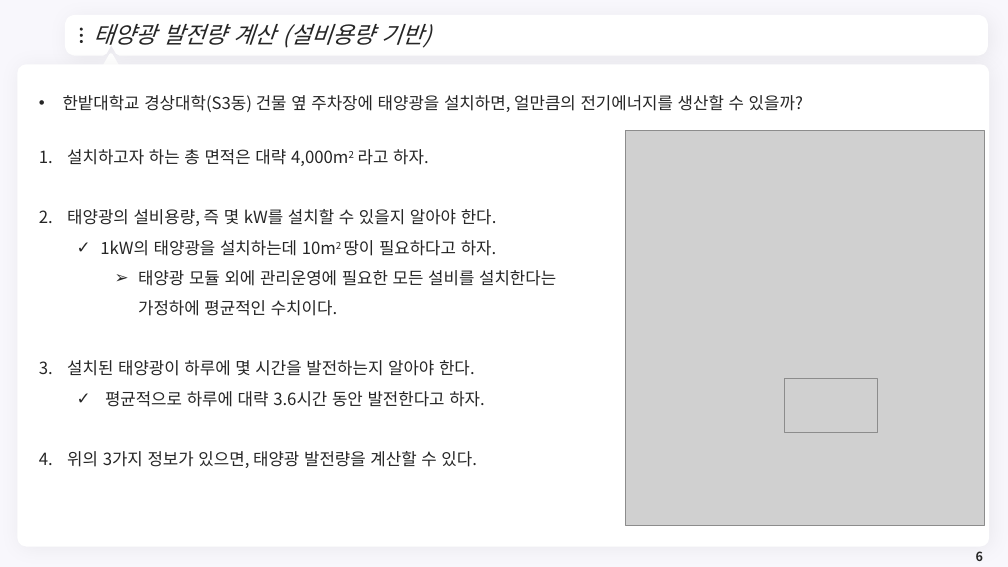
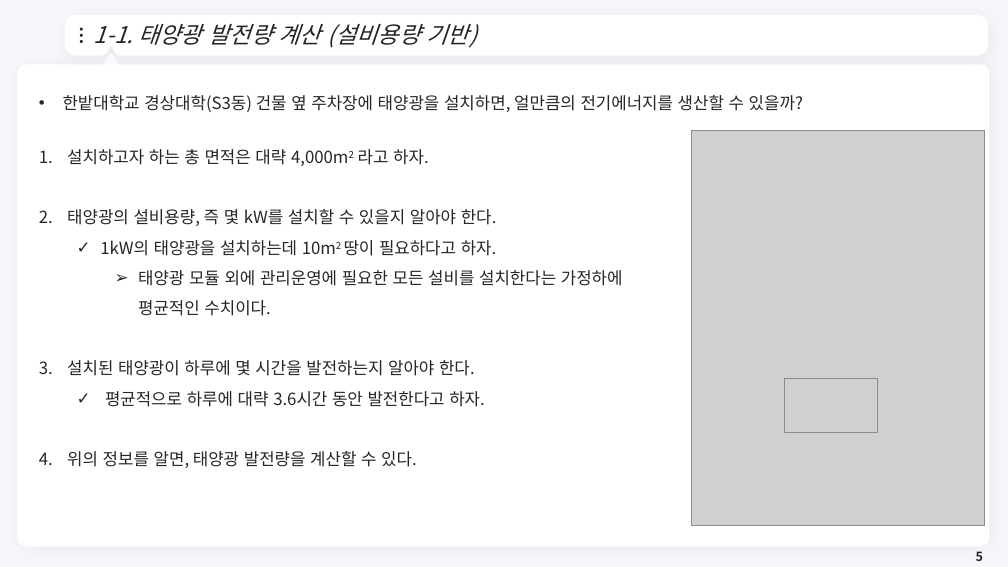
Before and after one commit to meandthey/Teaching, a slide deck: slide 5 of 에너지경제학/자원에너지경제학_Chapter_9999(태양광).pptx (slide 6 before the commit). Drawn at 1008x567 pixels with LibreOffice and Linux fonts; fonts in the diff are those of the drawing; grey boxes stand for pictures; background and template pictures are left out. Boxes give left, top, right and bottom in pixels: in the first picture for what was removed or moved away, otherwise in the second. Text is boxed around its words. In the diff, an @@ line names an element or a change of style, - is before the commit and + after.

```diff
--- a/에너지경제학/자원에너지경제학_Chapter_9999(태양광).pptx
+++ b/에너지경제학/자원에너지경제학_Chapter_9999(태양광).pptx
@@ title at <box>93,24,477,48</box>: text changed @@
-태양광 발전량 계산 (설비용량 기반)
+1-1. 태양광 발전량 계산 (설비용량 기반)
@@ picture: place and size @@
-picture at <box>626,130,985,526</box>
+picture at <box>692,130,985,526</box>
@@ text at <box>67,451,417,468</box>: text changed @@
-4. 위의 3가지 정보가 있으면, 태양광 발전량을 계산할 수 있다.
+4. 위의 정보를 알면, 태양광 발전량을 계산할 수 있다.
```
Also in this commit, not shown: 4 other slides changed, 1 slide removed, 2 other files.
